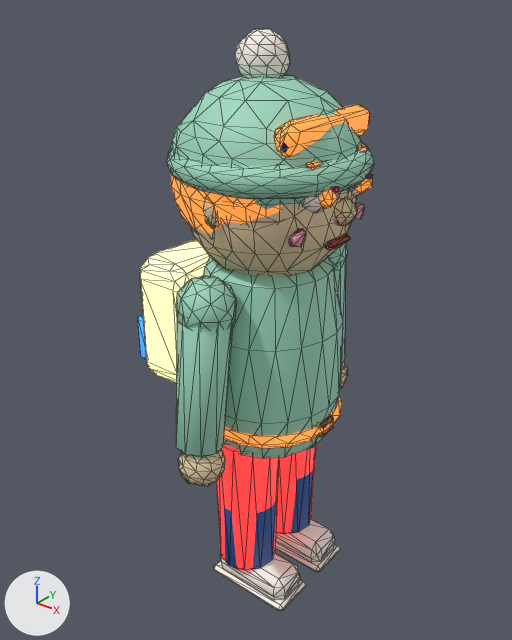
A saved change to the glTF model public/models/lod/ped_student.glb.
Camera for both pictures: a camera (50 mm lens) standing at (0.82, -1.068, 1.303) and looking at (-0.05, 0.019, 0.629). The lights are fixed; the arrows at lower left show +X, +Y and +Z. The older version comes first. Mesh edges are drawn as thin lines. Where no turn or scale is listed for an object, it has been applied to the vertices. Vertices at exactly the same position are counted once.

Names of what the first picture shows: 'ped_student'.
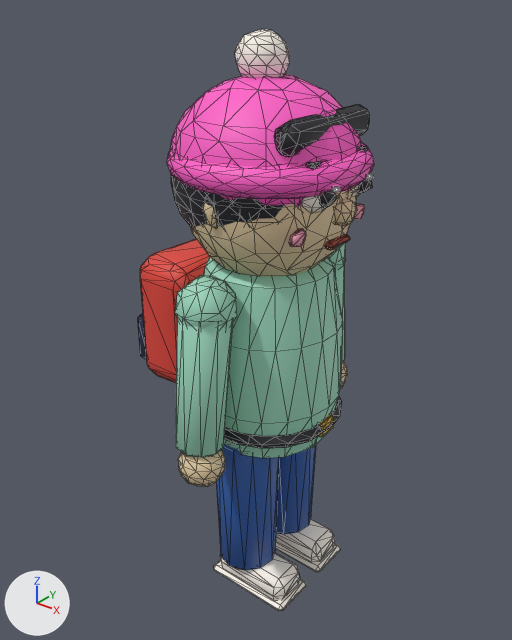
The change in detail:
me_ped_student_002 has 1871 vertices, 3598 faces and spans x -0.253..0.253, y -0.276..0.276, z -0.608..0.608.
me_ped_student_002 is used by ob_ped_student; location (-0.058, -0.001, 0.608).
me_ped_student_002 part 1: 65 vertices moved from x -0.133..0.244, y -0.212..0.242, z -0.143..0.608 to x -0.133..0.241, y -0.195..0.234, z -0.14..0.608; 303 vertices removed from x -0.129..0.251, y -0.246..0.269, z -0.233..0.608; 304 vertices added at x -0.129..0.247, y -0.249..0.265, z -0.231..0.608.
me_ped_student_002 part 2: 1 vertex moved from x 0.091, y -0.245, z -0.147 to x 0.083, y -0.251, z -0.146; 9 vertices removed from x 0.025..0.09, y -0.255..-0.208, z -0.232..-0.141; 8 vertices added at x 0.028..0.099, y -0.265..-0.208, z -0.232..-0.142.
me_ped_student_002 part 3: 2 vertices moved from x 0.172..0.187, y -0.103, z -0.603..-0.587 to x 0.158..0.181, y -0.103..-0.102, z -0.606..-0.596.
me_ped_student_002 part 4: 2336 kept faces spanning x -0.253..0.253, y -0.276..0.276, z -0.608..0.608 get new texture (UV) coordinates.

Pixel boxes (x1, y1, x2, y2) of what changed, in the pictures (512 x 640 px; the box of a moved part takes in the faces that stretch with it):
part 1 of me_ped_student_002, moved or reshaped: before (170, 29, 372, 370); after (171, 29, 372, 370)
part 2 of me_ped_student_002, moved or reshaped: before (182, 453, 221, 463); after (182, 453, 221, 487)
part 3 of me_ped_student_002, moved or reshaped: (273, 577, 300, 600) in both
part 4 of me_ped_student_002, surface changed (darker): (138, 43, 374, 600) in both
